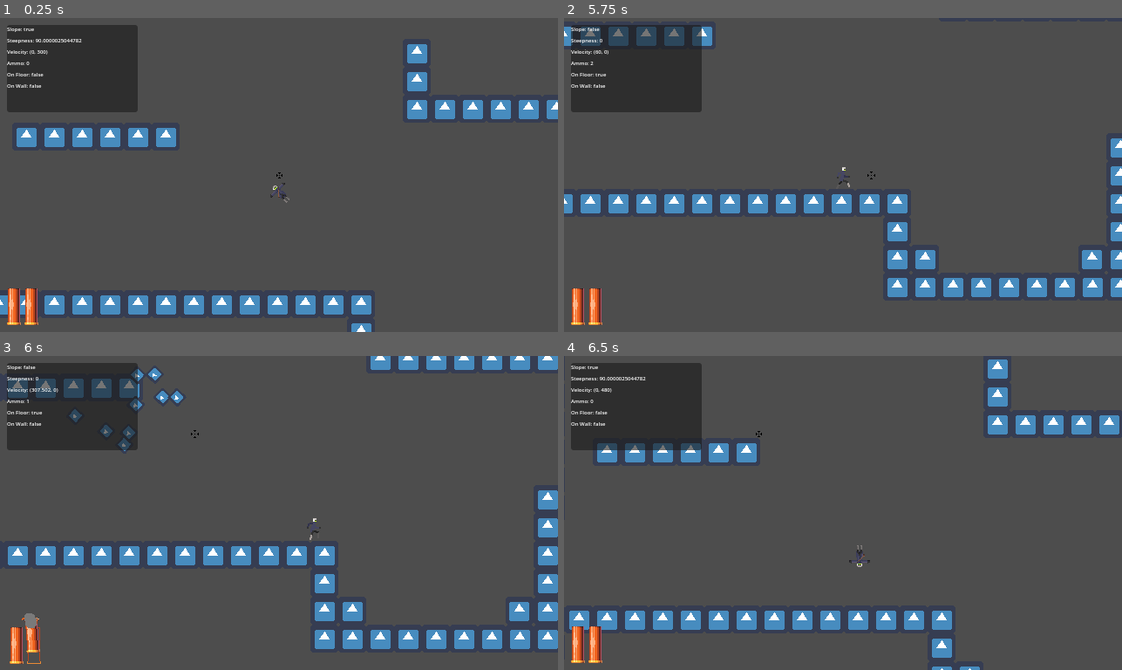
Above: before the commit, frames 1-4 (two rows, left to right).
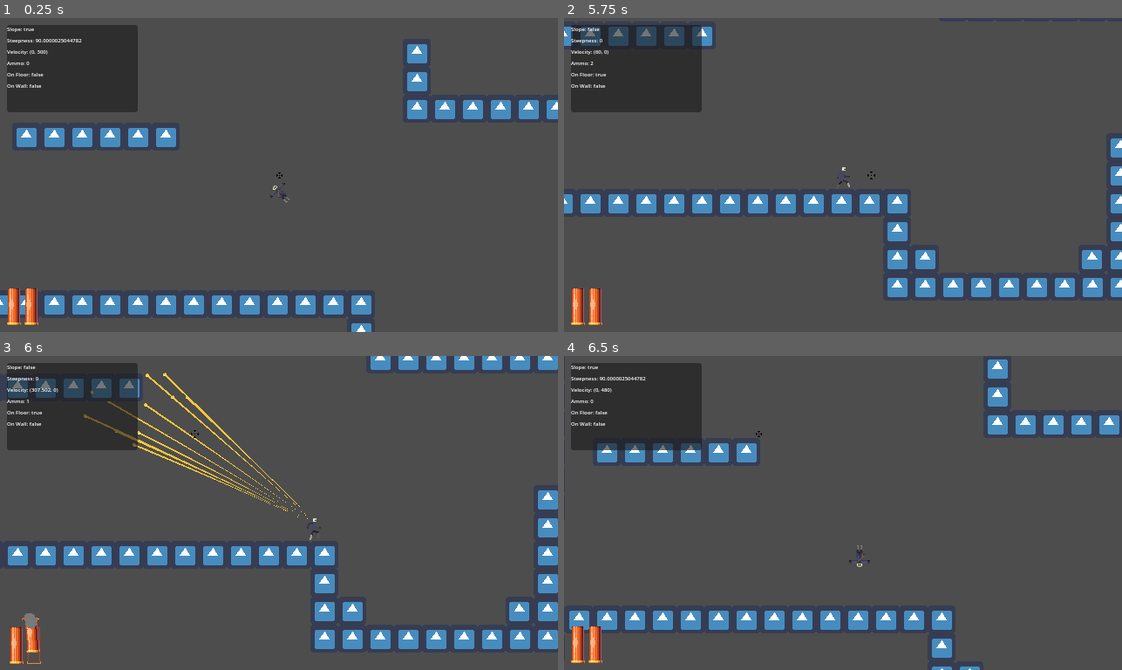
Above: after the commit, the same moments.

Repository: chris-pitre/shotgunlegs
Game: Godot game, scene res://scenes/levels/World.tscn
Two runs of this game, one before a commit and one after it. Both use one fixed random seed, a clock stepped at 60 frames per second and the inputs below. The engine's default icon, where the game draws it, is replaced by a stand-in: a white triangle on a blue panel in a dark square.
Inputs (mouse positions are in pixels of both pictures, inside the frame that each line leads up to):
- Up to frame 1 (0.25 s): no input
- Up to frame 2 (5.75 s): tap Enter (ui_accept) at 0.5, 0.77, 1.52, 3.02, 3.77, 4.52 s; move the mouse to (965, 159) at 0.52 s; hold D (ui_right) 0.53-2.03 s; click (965, 159) at 0.6 s; move the mouse to (731, 190) at 1.27 s; click (731, 190) at 1.35 s; move the mouse to (898, 105) at 2.02 s; hold A (ui_left) 2.03-2.78 s; click (898, 105) at 2.1 s; move the mouse to (815, 237) at 2.77 s; hold D (ui_right) 2.78-4.28 s; click (815, 237) at 2.85 s; move the mouse to (1010, 222) at 3.52 s; click (1010, 222) at 3.6 s; move the mouse to (675, 127) at 4.27 s; hold A (ui_left) 4.28-5.03 s; click (675, 127) at 4.35 s; move the mouse to (870, 175) at 5.02 s; hold D (ui_right) from 5.03 s (still down); click (870, 175) at 5.1 s
- Up to frame 3 (6 s): move the mouse to (195, 434) at 5.77 s; release D (ui_right) at 5.78 s; hold A (ui_left) from 5.78 s (still down); click (195, 434) at 5.85 s
- Up to frame 4 (6.5 s): keep holding A (ui_left); tap Enter (ui_accept) at 6.02 s

Frames 1-2 are identical in both runs. In frame 3, 1.4% of the frame differs, in the area x 12-56%, y 3-52%; in frame 4, nothing differs.

Commit message:
added bullet graphics

Diff:
--- a/scenes/actors/player/Bullet.gd
+++ b/scenes/actors/player/Bullet.gd
@@ -1,4 +1,19 @@
 extends RigidBody2D
+
+@onready var tracer = $Tracer
+
+func _ready():
+	await get_tree().create_timer(.5, false).timeout
+	queue_free()
+
+func _process(_delta):
+	tracer.global_position = get_parent().global_position
+
+	var point = to_local(get_parent().global_position)
+
+	tracer.add_point(-point)
+	while tracer.get_point_count() > 20:
+		tracer.remove_point(0)
 
 func _on_KinematicBody2D_body_entered(body):
 	if not body.is_in_group("Player"):
--- a/scenes/actors/player/Bullet.tscn
+++ b/scenes/actors/player/Bullet.tscn
@@ -1,23 +1,33 @@
-[gd_scene load_steps=4 format=3 uid="uid://lk8qxodl8l8t"]
+[gd_scene load_steps=5 format=3 uid="uid://lk8qxodl8l8t"]
 
 [ext_resource type="Script" path="res://scenes/actors/player/Bullet.gd" id="1"]
-[ext_resource type="Texture2D" uid="uid://c8344x3k4cv36" path="res://assets/icon.png" id="2_n56hs"]
+[ext_resource type="Texture2D" uid="uid://byj8uk1t48yhg" path="res://assets/bullet/buckshotbullet.png" id="2_qynlb"]
 
 [sub_resource type="RectangleShape2D" id="1"]
-size = Vector2(16, 16)
+size = Vector2(4, 4)
 
-[node name="CharacterBody2D" type="RigidBody2D"]
+[sub_resource type="Curve" id="Curve_5fttk"]
+_data = [Vector2(0, 0), 0.0, 0.0, 0, 0, Vector2(1, 1), 0.0, 0.0, 0, 0]
+point_count = 2
+
+[node name="Bullet" type="RigidBody2D"]
 collision_layer = 2
 max_contacts_reported = 1
 contact_monitor = true
 script = ExtResource("1")
 
-[node name="Sprite2D" type="Sprite2D" parent="."]
-position = Vector2(-7.15256e-07, 7.15256e-07)
-scale = Vector2(0.25, 0.25)
-texture = ExtResource("2_n56hs")
-
 [node name="CollisionShape2D" type="CollisionShape2D" parent="."]
 shape = SubResource("1")
 
+[node name="Sprite2D" type="Sprite2D" parent="."]
+position = Vector2(-2.38419e-07, 2.38419e-07)
+scale = Vector2(1, 1)
+texture = ExtResource("2_qynlb")
+
+[node name="Tracer" type="Line2D" parent="."]
+z_index = -4
+width = 2.0
+width_curve = SubResource("Curve_5fttk")
+default_color = Color(0.972549, 0.772549, 0.227451, 1)
+
 [connection signal="body_entered" from="." to="." method="_on_KinematicBody2D_body_entered"]
--- a/scenes/actors/player/Player.gd
+++ b/scenes/actors/player/Player.gd
@@ -67,7 +67,6 @@
 
 ## Applies acceleration to player velocity
 func apply_acceleration(amount) -> void:
-	print(MAX_SPEED)
 	velocity.x = move_toward(velocity.x, MAX_SPEED * sign(amount), ACCELERATION)
 
 ## Shoots shotgun and applies force in opposite direction
@@ -76,12 +75,12 @@
 	shotgunFire.play()
 	for _i in range(10):
 		var bullet = bulletPath.instantiate()
-		bullet.position = $Marker2D.global_position
+		bullet.position = $Marker2D.position
 		bullet.rotation = cursorVector.angle()
 		var randomBulletSpeed = Vector2(2000 + randf_range(-400, 400), 0)
 		var randomAngle = cursorVector.angle() + randf_range(-0.25, 0.25)
 		bullet.apply_impulse(randomBulletSpeed.rotated(randomAngle), Vector2.ZERO)
-		get_parent().add_child(bullet)
+		add_child(bullet)
 	gunTimer.start(0.25)
 	AMMO -= 1
 	UI.set_shells(AMMO)
Binary file added: assets/bullet/buckshotbullet.png
Not shown, added: assets/bullet/buckshotbullet.png.import
